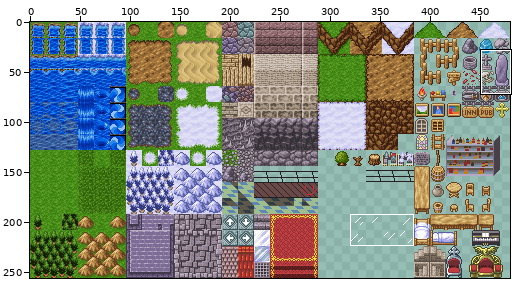
Sprite sheet -- ChipSet/walkways.png. The picture above shows the old version from afar; the outline marks the close-up.
Close-up. As it was:
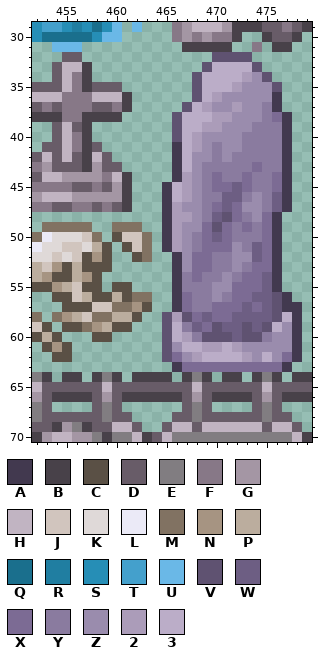
The file is 480x256 pixels. Colours within 5 levels of each other are drawn and written as one. Shown: x 452..479, y 29..70.
Palette (. is transparent): A #42394f  B #484149  C #5a5045  D #685c68  E #817d81  F #877887  G #a496a4  H #c1b4c2  J #d1c5be  K #dfd9d8  L #ebeaf7  M #817262  N #a69482  P #bbad9e  Q #1a6f8d  R #207ea1  S #268eb6  T #44a0cc  U #6ab8e7  V #5f5271  W #6d5e83  X #7c6b94  Y #8a7b9f  Z #9a8cad  2 #ab9cb9  3 #bbadc8
Pixels before, first column x 452:
29 STTSRSQSU.U...FGHHHGBBBDDFDB
30 SQQQQQSUU.....FGFGFFB..BDDB.
31 ..UUU..........BBBBB..F.BB..
32 ...DD.............VVVV......
33 ..DHHB...........V3333V.....
34 ..DHFB..........V33332ZV....
35 DDDHFBDDD.......V3332ZZZV...
36 HHHFFFHHHB......V32ZZZZZA...
37 DFDFFFDDFB.....V32ZZ2ZZYA...
38 BBBFFBBBB.....V33322ZZZYXA..
39 ..DHDB........V3322ZZZYYYA..
40 ..DHFB........V32ZZZZYYYYA..
41 .DDHFBD.......A32ZYZZYYYYA..
42 DHDHDBHD......A3ZZYZYYYYYA..
43 FGDDDBGDD.....A3ZYYYYYXYYA..
44 DHHGGGGFHB....A2ZYXYYXYYXA..
45 FFFFDDFDGB...A32ZYXXWXYYXA..
46 GHHHGGGGGB...A32ZYYWWYZYWA..
47 FFDDFFDFDB...A2ZZYXWXZZYWA..
48 .............A22ZYWVXYZXA...
49 .MMMMM..MMM..A2ZZXVXYXYXA...
50 MLKKKJM.CJJM.A2ZYXWXYYYXA...
51 LKKJJKPC.CJM.A2ZYXXXZYWXA...
52 KKJKJCNC..CM..AZXXYYZZWXA...
53 PJNCPCCC......AZXXYYZYXXA...
54 PNCCPNC.......AYXYYZYXXWA...
55 CCNPJCC.CC....AYYYZZXXXWA...
56 ..CCJPCCPCMM..AXYYZYXXWWVA..
57 ...CCCJJMMNC..AXYYXXXWXWVAA.
58 M.MNPJMMPPC..V2VXWXXWWWWV3A.
59 JC.CCMNPCC...V3YWXVWWVWV3ZA.
60 CPC...CC.....V32YVVVWVVYZZA.
61 .CNC.........VZ332232ZZZZZA.
62 ..CC.........VXZ233332Z3ZXA.
63 ..............AXXXXXXXXXXA..
64 EB.BB.BEB.BBBB.BEB.BB.BEB.BB
65 HDDDDDDHDDDDDDDDHDDDDDDHDDDD
66 GDBBBBDGDBBBBBBDGDBBBBDGDBBB
67 ED....DED......DED....DED...
68 EDDDDDDEDD....DDEDDDDDDEDD..
69 DDBGEBDDHHD..DHHDHHHHHHDHHD.
70 BGHHGGEBEEHBDHEEEEEEEEEEEEHB
Once edited:
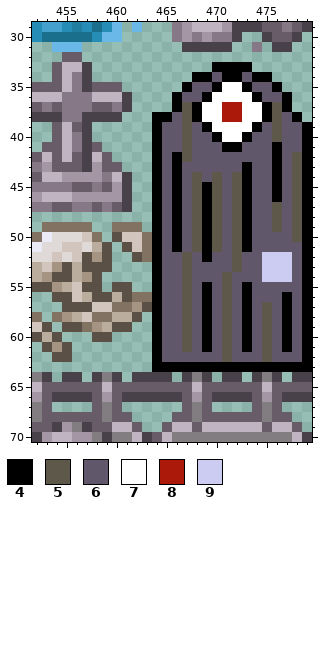
Colours new in this view: 4 #000000  5 #5e584b  6 #60586a  7 #ffffff  8 #aa190a  9 #ccccf2
The edit:
Changed rows in their new state; - is an unchanged pixel.
first column x 464:
32 ------....------
33 -----.4444.-----
34 ----44644644----
35 ---4664774664---
36 --466477774664--
37 --454778877454--
38 446547788774564-
39 4665647777465664
40 4665664774665664
41 4665666446664664
42 4645666666664654
43 4646666664664654
44 4646565654664654
45 4646545654664654
46 4646545654664654
47 4646545654665654
48 4646545654665654
49 4646545654665654
50 4646545654666654
51 4646545654666664
52 4665646656699964
53 4665666656699964
54 4665666566699964
55 4665646564666664
56 4665646564666464
57 4665646564656464
58 4665646564656464
59 4665646564656464
60 4665646564656464
61 4665646564656464
62 4666666566656664
63 4444444444444444
Boxes around the changes in both close-ups, in picture pixels (x1, y1, x2, y2):
changed: (152, 52, 312, 372)
